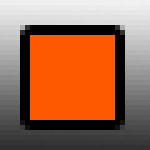
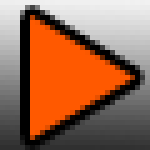
Layered file, before and after one edit (150×150). Changes by layer:
hid "Capa 12" over <box>60,35,115,120</box>
showed "Polígono 1" over <box>30,15,135,140</box>
